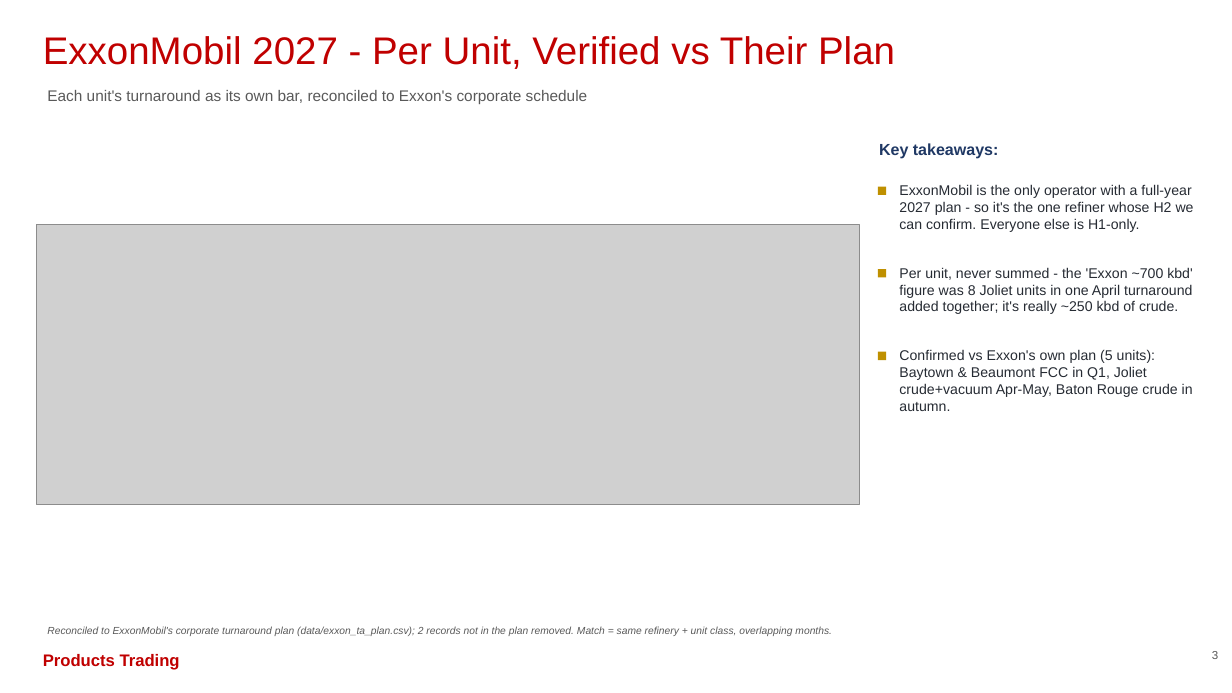
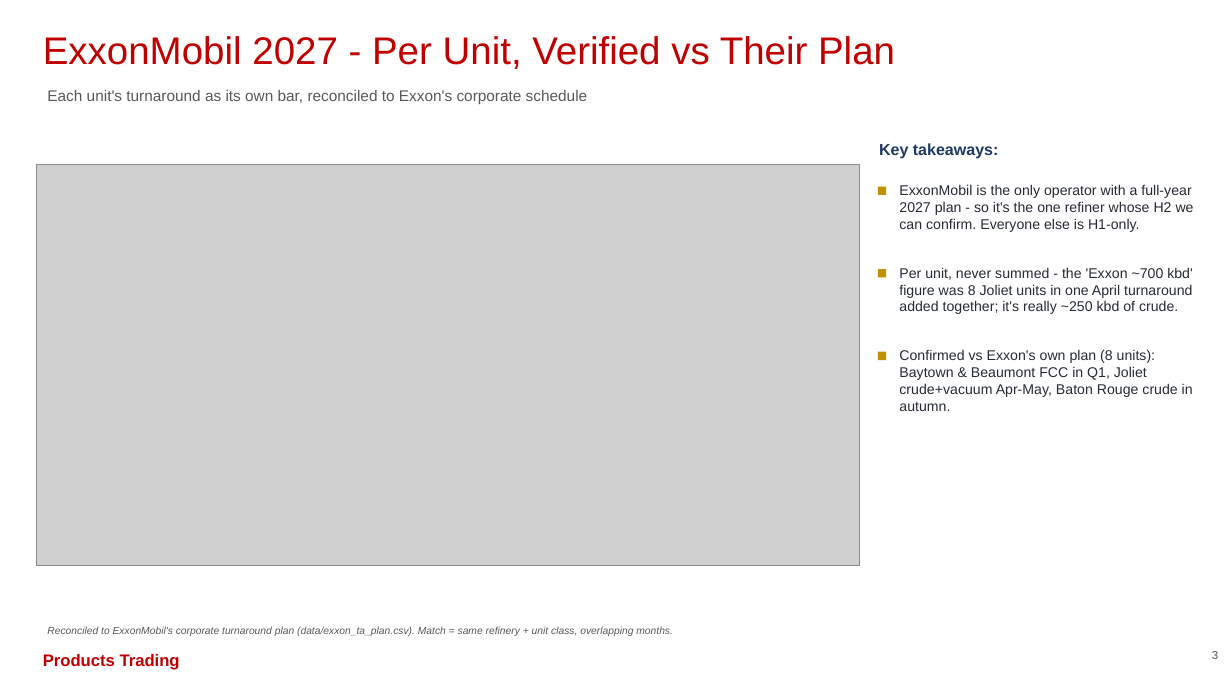
Before and after one commit to HoldenCole/Outages-script, a slide deck: slide 4 of output/outage_deck.pptx. Drawn at 1232x693 pixels with LibreOffice and Linux fonts; fonts in the diff are those of the drawing; grey boxes stand for pictures. Boxes give left, top, right and bottom in pixels: in the first picture for what was removed or moved away, otherwise in the second. Text is boxed around its words. In the diff, an @@ line names an element or a change of style, - is before the commit and + after.

```diff
--- a/output/outage_deck.pptx
+++ b/output/outage_deck.pptx
@@ picture: place and size @@
-picture at [37, 225, 860, 505]
+picture at [37, 165, 860, 566]
@@ text at [899, 349, 1193, 411]: text changed @@
-Confirmed vs Exxon's own plan (5 units): Baytown & Beaumont FCC in Q1, Joliet crude+vacuum Apr-May, Baton Rouge crude in autumn.
+Confirmed vs Exxon's own plan (8 units): Baytown & Beaumont FCC in Q1, Joliet crude+vacuum Apr-May, Baton Rouge crude in autumn.
@@ text at [47, 626, 673, 636]: text changed @@
-Reconciled to ExxonMobil's corporate turnaround plan (data/exxon_ta_plan.csv); 2 records not in the plan removed. Match = same refinery + unit class, overlapping months.
+Reconciled to ExxonMobil's corporate turnaround plan (data/exxon_ta_plan.csv). Match = same refinery + unit class, overlapping months.
```
Also in this commit, not shown: 2 other slides changed, 8 other files.
